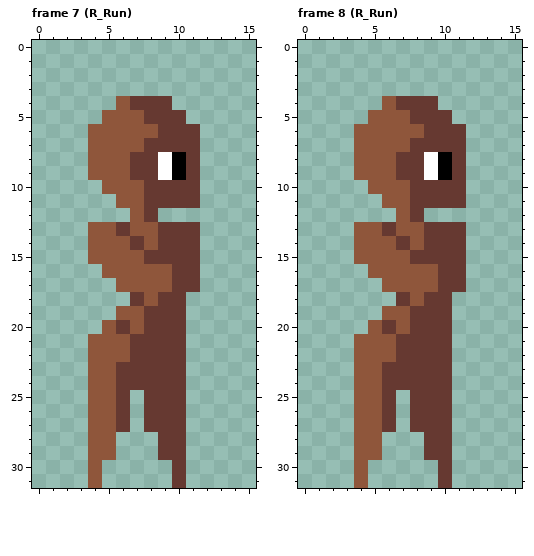
File history of a pixel-art file, ASSets/human.ase. That is the earlier state.
16x32 pixels, 10 frames. Shown: frame 7 (R_Run), frame 8 (R_Run). The commit also changed other frames, which this record leaves out.
The result:
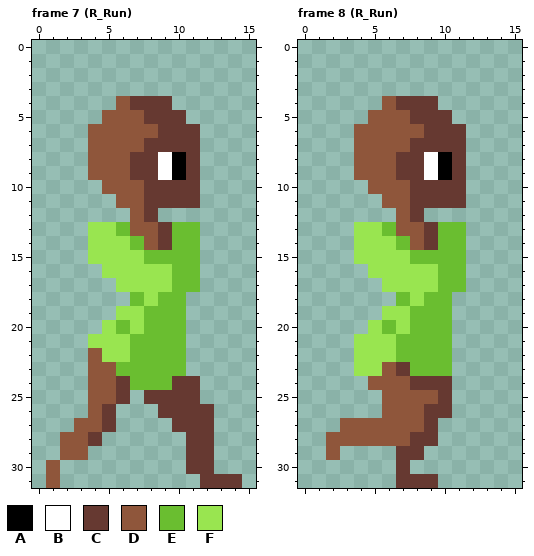
Palette (. is transparent): A #000000  B #ffffff  C #663931  D #8f563b  E #6abe30  F #99e550
The edit:
layer "Clothes" added
Frame 7 (R_Run), layers "Clothes", "Legs":
Colour C is added in rows 24 to 25 at x 11; in rows 26 to 30 at x 11 to 12; in row 31 at x 12 to 14.
Colour C replaces colour D in rows 26 to 27 at x 5; in row 28 at x 4.
Colour D is added in row 27 at x 3; in rows 28 to 29 at x 2 to 3; in rows 30 to 31 at x 1.
Colour E replaces colour C in row 13 at x 6 and 10 to 11; in row 14 at x 7 and 10 to 11; in row 15 at x 8 to 11; in rows 16 to 17 at x 10 to 11; in row 18 at x 7 and 9 to 10; in row 19 at x 8 to 10.
Colour E replaces colour C in row 20 at x 6 and 8 to 10; in rows 21 to 22 at x 7 to 10; in row 23 at x 6 to 10; in row 24 at x 7 to 9.
Colour F replaces colour D in row 13 at x 4 to 5; in row 14 at x 4 to 6; in row 15 at x 4 to 7; in row 16 at x 5 to 9; in row 17 at x 6 to 9; in row 18 at x 8.
Colour F replaces colour D in row 19 at x 6 to 7; in row 20 at x 5 and 7; in row 21 at x 4 to 6; in row 22 at x 5 to 6.
Colour C is gone in row 26 at x 6 and 8; in row 27 at x 6 and 8 to 9; in rows 28 to 29 at x 9 to 10; in rows 30 to 31 at x 10.
Colour D is gone in row 28 at x 5; in row 29 at x 4 to 5; in rows 30 to 31 at x 4.
Frame 8 (R_Run), layers "Clothes", "Body+Legs", "Legs":
Colour C is added in row 28 at x 8; in row 29 at x 7 to 8; in row 30 at x 7; in row 31 at x 7 to 9.
Colour D is added in rows 25 to 26 at x 7; in row 27 at x 3 and 7; in row 28 at x 2 to 3 and 6 to 7; in row 29 at x 2.
Colour D replaces colour C in row 23 at x 6; in row 24 at x 6 to 7; in row 25 at x 6 and 8 to 9; in rows 26 to 27 at x 6 and 8.
Colour E replaces colour C in row 13 at x 6 and 10 to 11; in row 14 at x 7 and 10 to 11; in row 15 at x 8 to 11; in rows 16 to 17 at x 10 to 11; in row 18 at x 7 and 9 to 10; in row 19 at x 8 to 10.
Colour E replaces colour C in row 20 at x 6 and 8 to 10; in rows 21 to 22 at x 7 to 10; in row 23 at x 8 to 10.
Colour F replaces colour D in row 13 at x 4 to 5; in row 14 at x 4 to 6; in row 15 at x 4 to 7; in row 16 at x 5 to 9; in row 17 at x 6 to 9; in row 18 at x 8.
Colour F replaces colour D in row 19 at x 6 to 7; in row 20 at x 5 and 7; in rows 21 to 22 at x 4 to 6; in row 23 at x 4 to 5.
Colour C is gone in rows 27 to 28 at x 10; in row 29 at x 9 to 10; in rows 30 to 31 at x 10.
Colour D is gone in row 24 at x 4; in rows 25 to 26 at x 4 to 5; in row 29 at x 4 to 5; in rows 30 to 31 at x 4.
